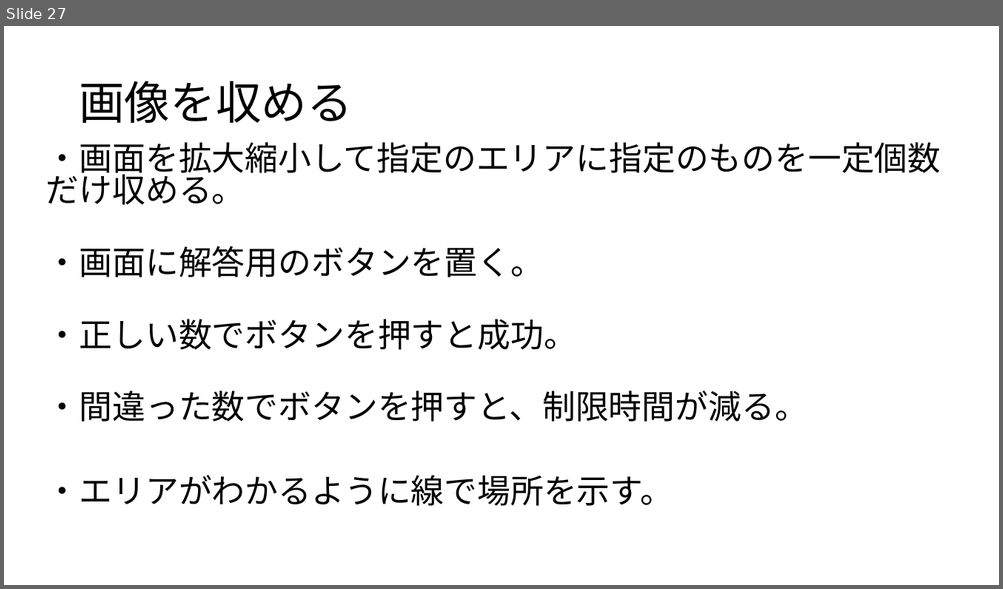
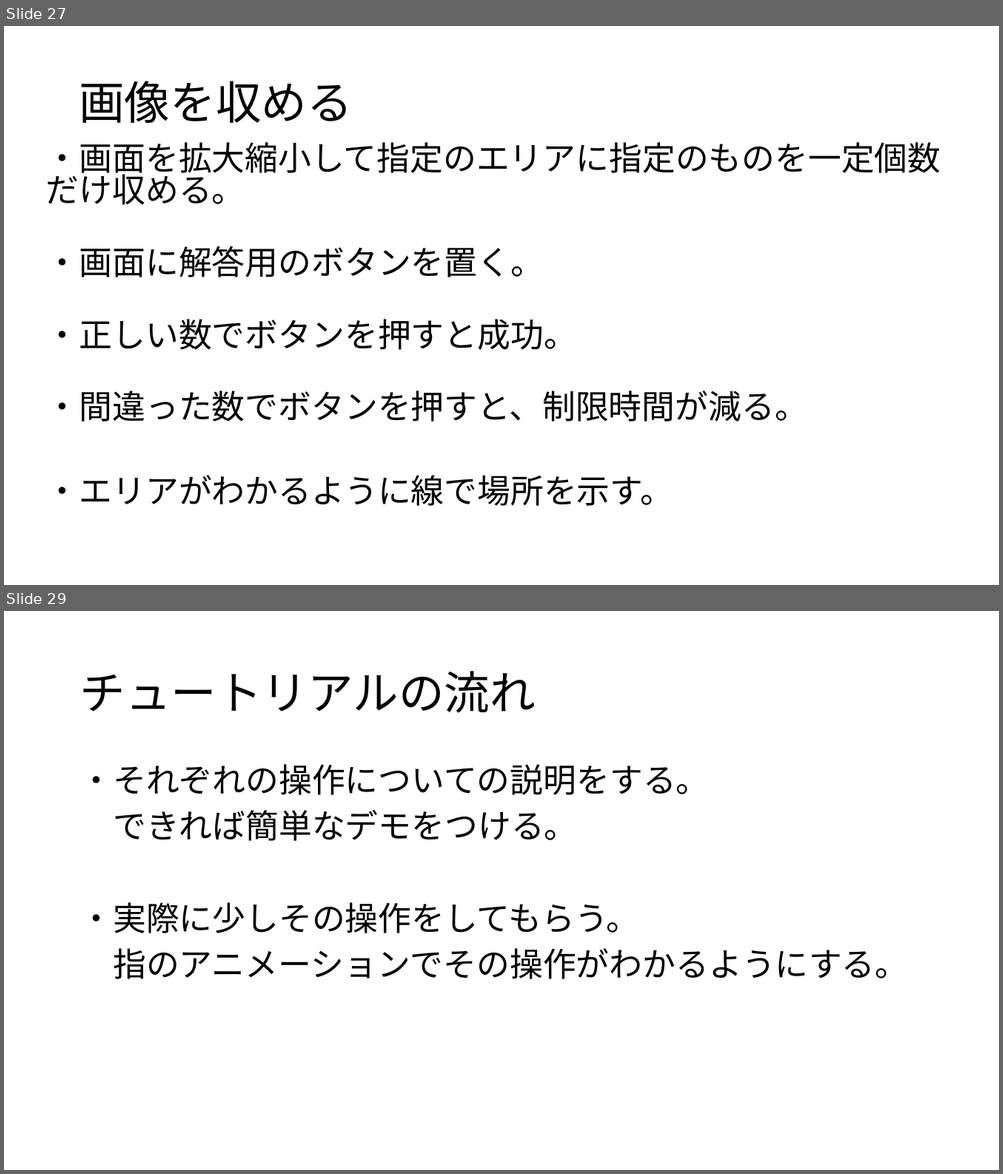
Before and after one commit to JJC-Game/2023_9gatsu_TeamProject03, a slide deck: Etc/企画書/企画書.pptx. Shown one above the other, each under a label of ours: slide 27 before the commit, slides 27 and 29 after it; the slides between them are not shown. The pictures are 1003x589 and 1003x1174 pixels, drawn with LibreOffice and Linux fonts; fonts in the diff are those of the drawing. Boxes give left, top, right and bottom in pixels: in the first picture for what was removed or moved away, otherwise in the second. Text is boxed around its words. In the diff, an @@ line names an element or a change of style, - is before the commit and + after.

Commit message:
企画書にチュートリアルについて追加

```diff
--- a/Etc/企画書/企画書.pptx
+++ b/Etc/企画書/企画書.pptx
@@ slide 29 added at [4,611,999,1170], background #FFFFFF @@
@@ title added at [79,671,535,713], 44 pt, text #000000 @@
+チュートリアルの流れ
@@ text added at [79,764,908,980], 32 pt, text #000000 @@
+・それぞれの操作についての説明をする。
+できれば簡単なデモをつける。
+・実際に少しその操作をしてもらう。
+指のアニメーションでその操作がわかるようにする。
```
Also in this commit, not shown: 2 other slides added.
